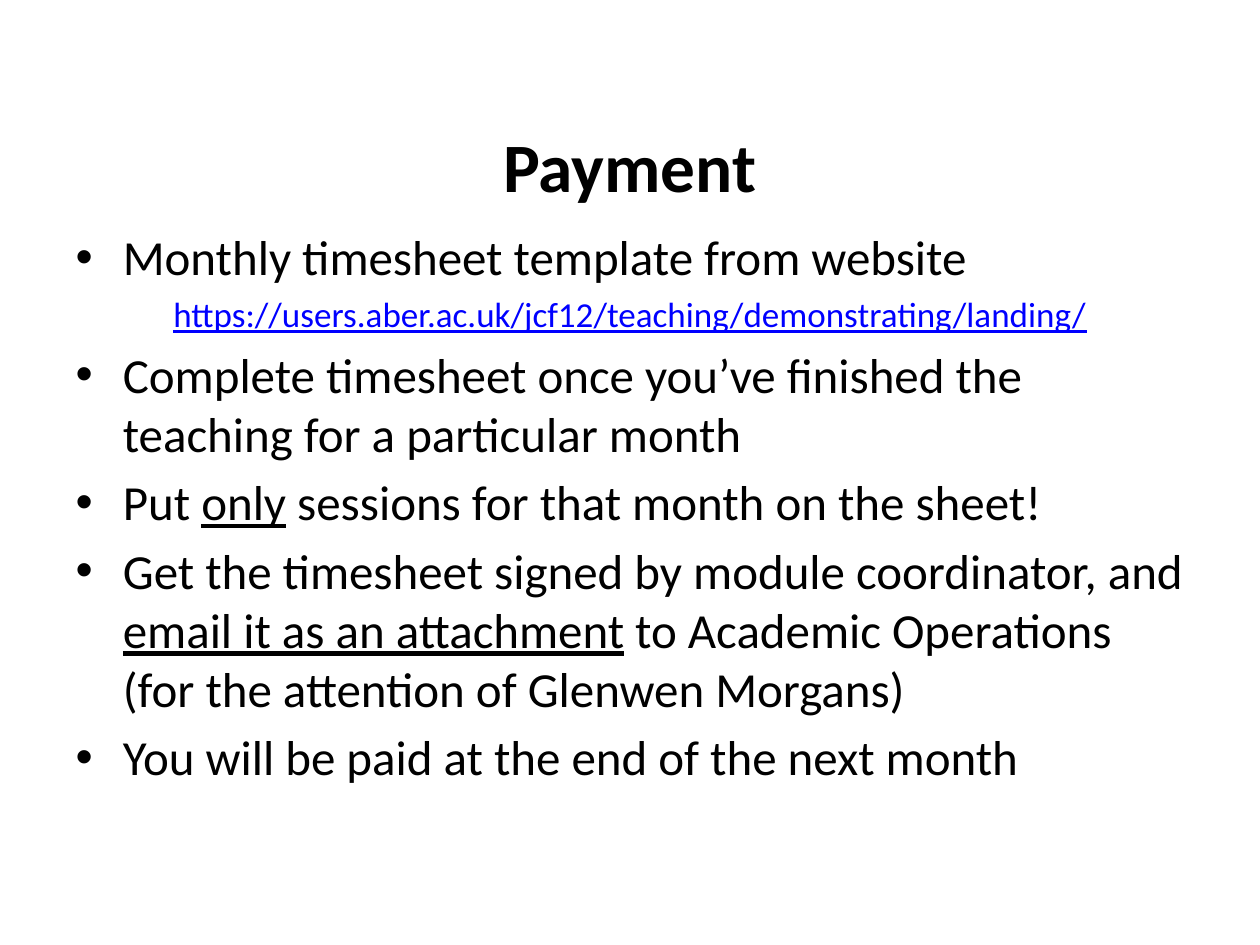
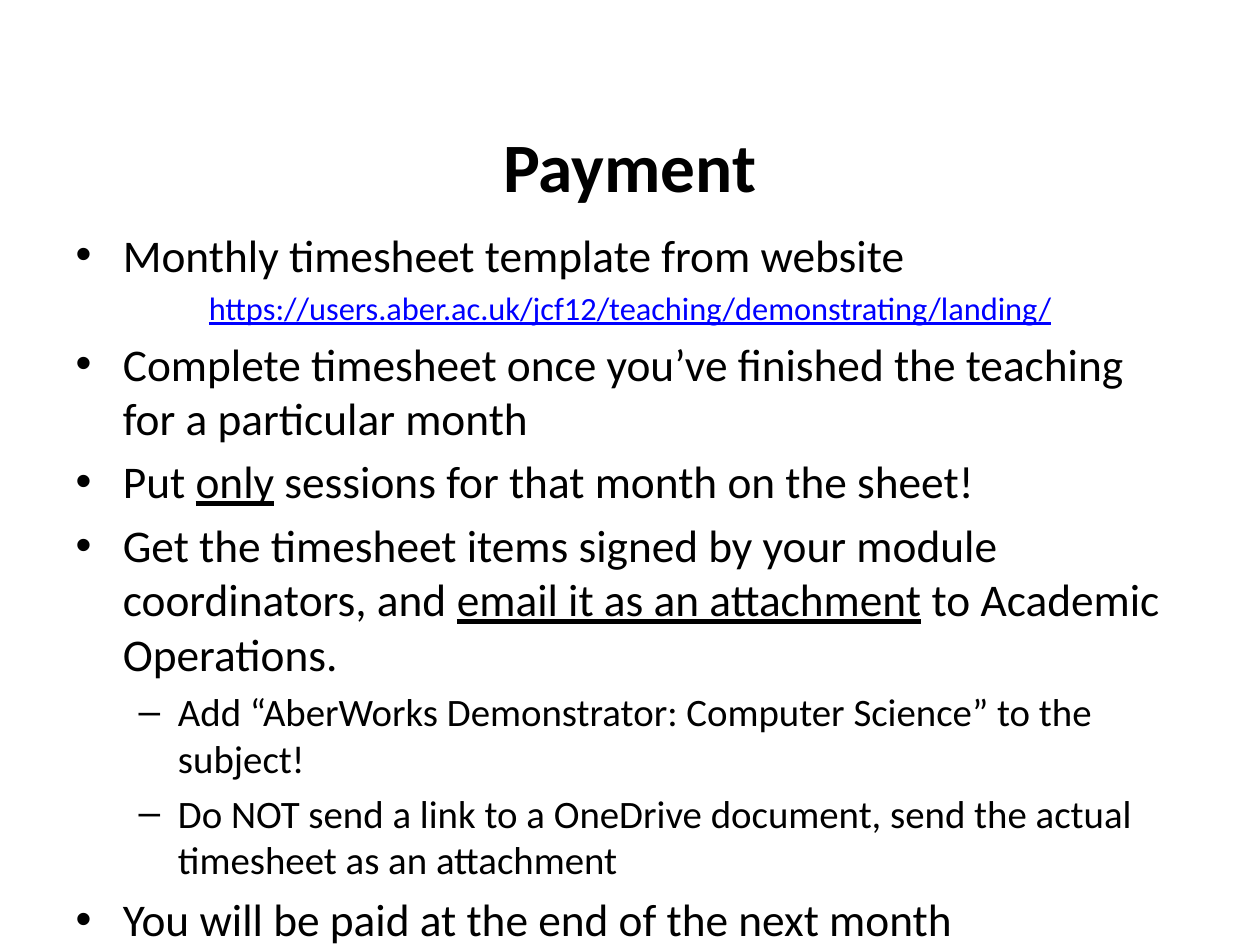
Before and after one commit to jimfinnis/jcf12, a slide deck: slide 16 of static/downloads/dem.pptx. Drawn at 1260x945 pixels with LibreOffice and Linux fonts; fonts in the diff are those of the drawing; background and template pictures are left out. Boxes give left, top, right and bottom in pixels: in the first picture for what was removed or moved away, otherwise in the second. Text is boxed around its words. In the diff, an @@ line names an element or a change of style, - is before the commit and + after.

Commit message:
AberLED and demonstrator changes

```diff
--- a/static/downloads/dem.pptx
+++ b/static/downloads/dem.pptx
@@ text at (x1=123, y1=240, x2=1123, y2=944): size 28 to 25.9 pt in "Monthly timesheet template from website", "Complete timesheet once you’ve finished the teaching ...", "Put only sessions for that month on ...", "You will be paid at the end ..."; size 20 to 18.5 pt in "https://users.aber.ac.uk/jcf12/teaching/demonstrating/landin ..." @@
@@ text at (x1=123, y1=530, x2=1160, y2=875): text changed; size 28 to 22.2 pt @@
-• Get the timesheet signed by module coordinator, and email it as an attachment to Academic Operations (for the attention of Glenwen Morgans)
+• Get the timesheet items signed by your module coordinators, and email it as an attachment to Academic Operations.
+  – Add “AberWorks Demonstrator: Computer Science” to the subject!
+  – Do NOT send a link to a OneDrive document, send the actual timesheet as an attachment
```
Also in this commit, not shown: 1 other slide changed, 22 other files.
